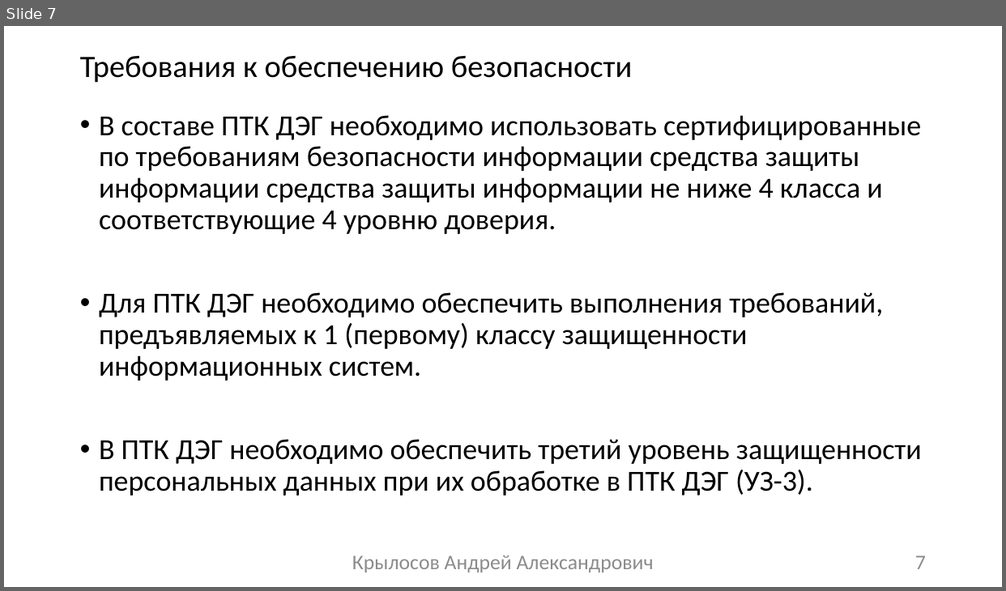
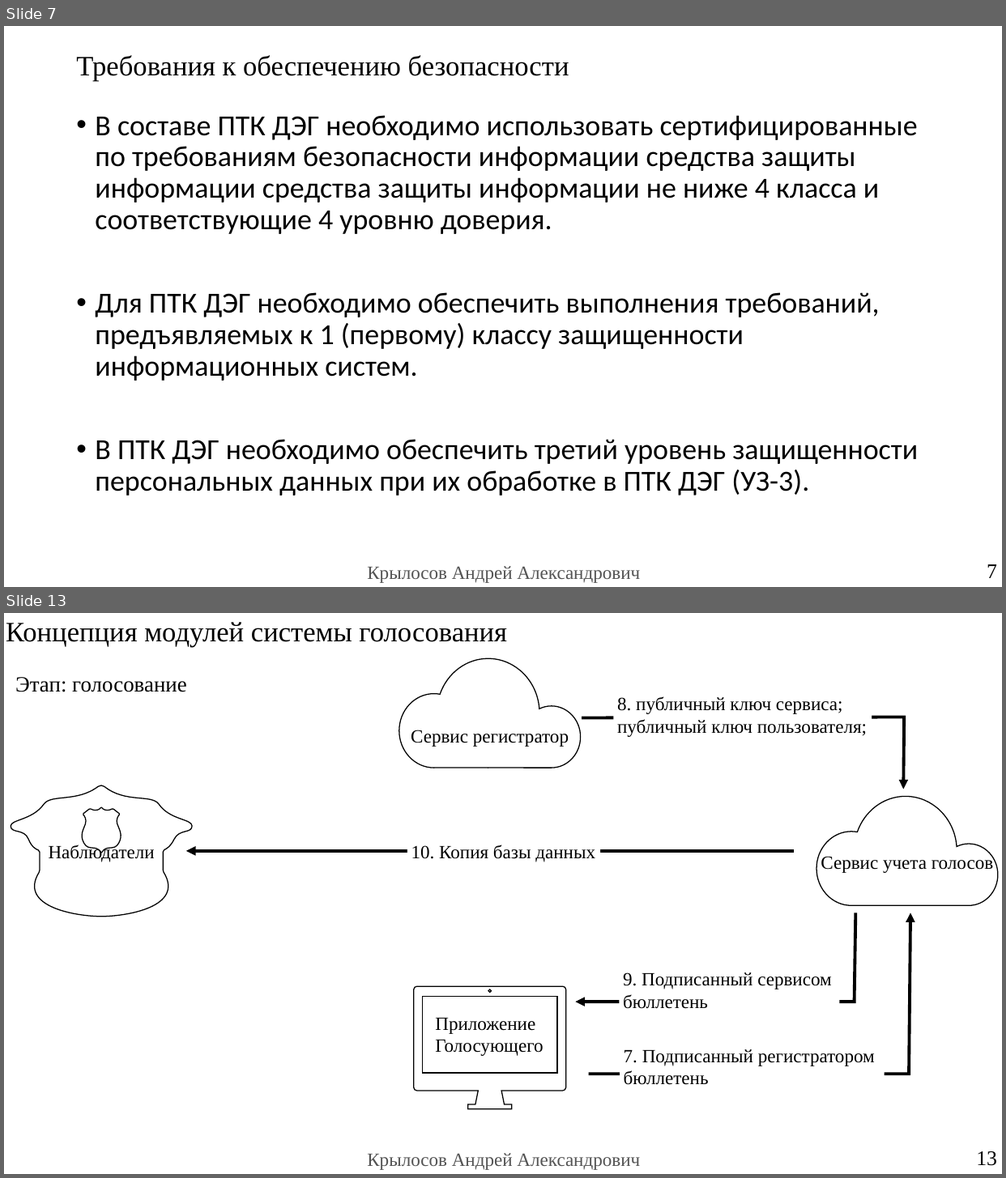
Before and after one commit to raldenprog/electronic_vote, a slide deck: documentation/Диплом ДЭГ.pptx. Shown one above the other, each under a label of ours: slide 7 before the commit, slides 7 and 13 after it; the slides between them are not shown. The pictures are 1006x591 and 1006x1178 pixels, drawn with LibreOffice and Linux fonts; fonts in the diff are those of the drawing. Boxes give left, top, right and bottom in pixels: in the first picture for what was removed or moved away, otherwise in the second. Text is boxed around its words. In the diff, an @@ line names an element or a change of style, - is before the commit and + after.

```diff
--- a/documentation/Диплом ДЭГ.pptx
+++ b/documentation/Диплом ДЭГ.pptx
@@ slide 13 added at <box>4,613,1002,1174</box>, background #FFFFFF; not listed: 1 template element that a slide beside it also shows @@
@@ title added at <box>6,622,507,646</box>, 27 pt, text #000000 @@
+Концепция модулей системы голосования
@@ freeform shape added at <box>399,658,581,768</box>, fill #FFFFFF, outline #000000 1 pt, 18 pt, text #000000 @@
+Сервис регистратор
@@ text added at <box>15,677,187,692</box>, 21 pt, text #000000 @@
+Этап: голосование
@@ text added at <box>617,696,867,737</box>, 18 pt, text #000000 @@
+8. публичный ключ сервиса;
+публичный ключ пользователя;
@@ freeform shape added at <box>582,717,905,789</box>, outline #000000 3 pt @@
@@ freeform shape added at <box>10,786,192,917</box>, fill #FFFFFF, outline #000000 1 pt, 18 pt, text #000000 @@
+Наблюдатели
@@ freeform shape added at <box>817,796,998,905</box>, fill #FFFFFF, outline #000000 1 pt, 18 pt, text #000000 @@
+Сервис учета голосов
@@ arrow added from (794, 851) to (186, 851), #000000 3 pt @@
@@ text added at <box>411,845,595,862</box>, 18 pt, text #000000 @@
+10. Копия базы данных
@@ freeform shape added at <box>575,914,855,1003</box>, outline #000000 3 pt @@
@@ freeform shape added at <box>589,914,910,1074</box>, outline #000000 3 pt @@
@@ text added at <box>623,973,831,1009</box>, 18 pt, text #000000 @@
+9. Подписанный сервисом бюллетень
@@ freeform shape added at <box>414,986,565,1110</box>, fill #FFFFFF, outline #000000 1 pt @@
@@ text added at <box>435,1018,543,1056</box>, 18 pt, text #000000 @@
+Приложение
+Голосующего
@@ text added at <box>624,1050,875,1085</box>, 18 pt, text #000000 @@
+7. Подписанный регистратором
+бюллетень
@@ page number added at <box>976,1152,997,1166</box>, 20 pt, text #000000 @@
+13
@@ slide 7 changed as well @@
@@ title "Требования к обеспечению безопасности" at <box>76,55,569,81</box>: size 30 to 27 pt, font Calibri to Times New Roman @@
@@ text "В составе ПТК ДЭГ необходимо ...": place and size @@
-text "В составе ПТК ДЭГ необходимо ..." at <box>99,115,922,496</box>
+text "В составе ПТК ДЭГ необходимо ..." at <box>95,115,918,496</box>
@@ text removed at <box>352,556,654,573</box> @@
-Крылосов Андрей Александрович
@@ page number: place and size @@
-page number at <box>915,556,926,570</box>
+page number at <box>987,565,997,578</box>
@@ page number at <box>987,565,997,578</box>: font Calibri to Times New Roman, text colour #8C8C8C to #000000 @@
@@ text added at <box>367,566,640,583</box>, 18 pt, text #535353 @@
+Крылосов Андрей Александрович
```
Also in this commit, not shown: 13 other slides changed, 8 other slides added, 2 slides removed, 11 other files.
